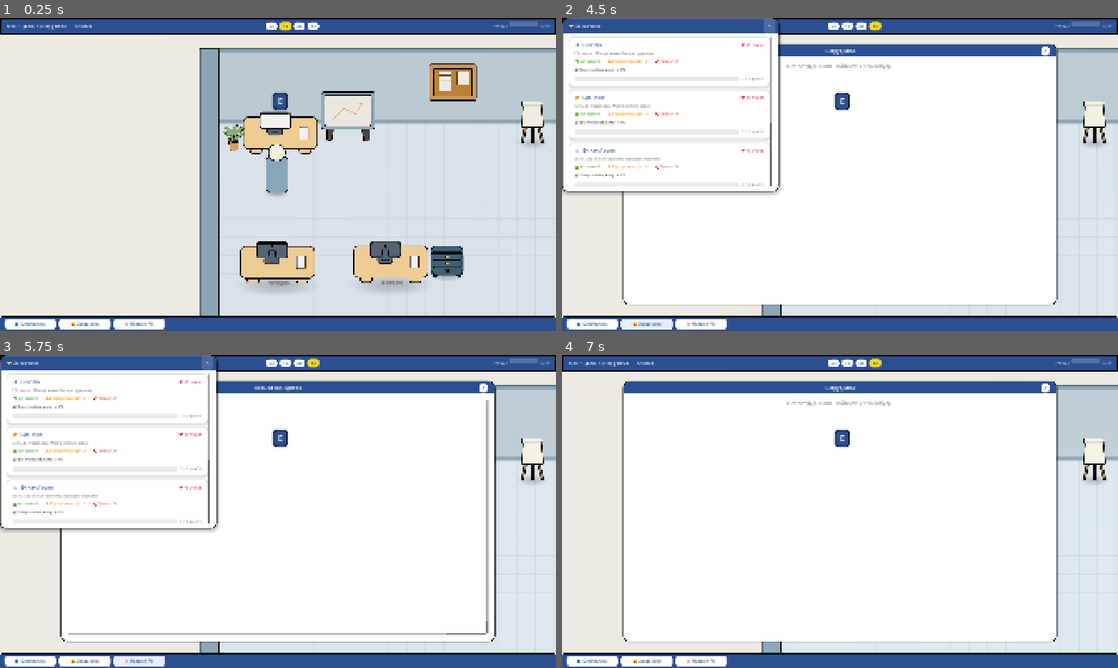
Above: before the commit, frames 1-4 (two rows, left to right).
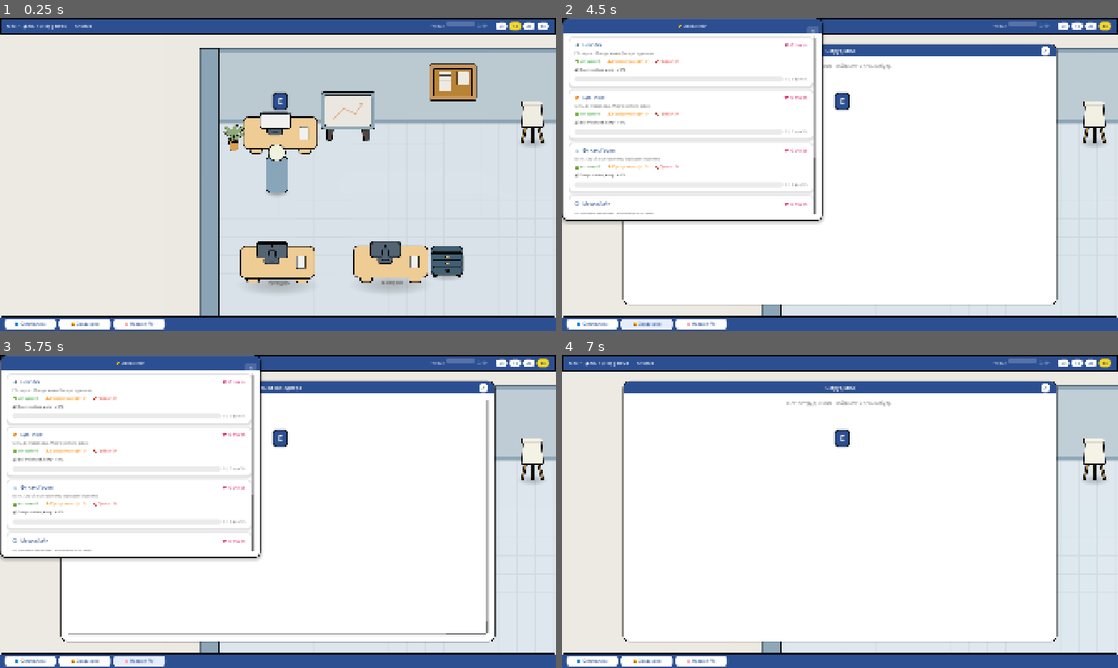
Above: after the commit, the same moments.

Repository: Esca69/project-manager-sim
Game: Godot game, scene res://Scenes/office.tscn
The game is run twice, just before and just after one commit, with the same random seed, the same clock (stepped at 60 frames per second) and the same inputs. This scene is started directly instead of the project's main scene. Sound files missing from this copy of the repository are replaced by a short silence.
Inputs:
- Up to frame 1 (0.25 s): no input
- Up to frame 2 (4.5 s): click "0х" at 0.5 s; click "1х" at 1.25 s; click "2х" at 2 s; click "5х" at 2.75 s; click "👥 Сотрудники" at 3.5 s; click "🤝 Заказчики" at 4.25 s
- Up to frame 3 (5.75 s): click "🧠 Навыки PM" at 5 s
- Up to frame 4 (7 s): click "✕" at 5.75 s; click "X" at 6.5 s

The runs differ from the first frame. In frame 1, 0.5% of the frame differs, in the area x 47-100%, y 1-5%; in frame 2, 4.5%, in the area x 0-100%, y 0-66%; in frame 3, 4.5%; in frame 4, 0.5%.

Commit message:
Add HUD scene and tweak client/topbar UI
Add a new temporary HUD scene (Scenes/hud.tscn173705985676.tmp) wiring HUD elements and instances for various menus. Update Scripts/client_panel.gd: make panel full-rect and ignore mouse, increase window size, center the title, adjust font size, reposition and anchor the close button, and clean up header/content construction and progress bar styles. Update Scripts/hud.gd: add open_boss_menu() (called from boss_desk) and reorder PM-level UI so the PM block and spacer are inserted before SpeedControls to fix topbar layout/ordering.

Diff:
--- a/Scripts/client_panel.gd
+++ b/Scripts/client_panel.gd
@@ -22,6 +22,8 @@
 	process_mode = Node.PROCESS_MODE_ALWAYS
 	visible = false
 	z_index = 90
+	set_anchors_preset(Control.PRESET_FULL_RECT)
+	mouse_filter = Control.MOUSE_FILTER_IGNORE
 	_build_ui()
 
 func open():
@@ -37,7 +39,7 @@
 	else:
 		visible = false
 
-# === ПОСТРОЕНИЕ КАРКАСА ===
+# === ПОСТРОЕН��Е КАРКАСА ===
 func _build_ui():
 	_overlay = ColorRect.new()
 	_overlay.color = Color(0, 0, 0, 0.45)
@@ -50,7 +52,7 @@
 	add_child(center)
 
 	_window = PanelContainer.new()
-	_window.custom_minimum_size = Vector2(750, 600)
+	_window.custom_minimum_size = Vector2(900, 700)
 	var window_style = StyleBoxFlat.new()
 	window_style.bg_color = COLOR_WHITE
 	window_style.border_width_left = 3
@@ -82,28 +84,28 @@
 	header_panel.add_theme_stylebox_override("panel", header_style)
 	main_vbox.add_child(header_panel)
 
-	var header_margin = MarginContainer.new()
-	header_margin.set_anchors_preset(Control.PRESET_FULL_RECT)
-	header_margin.add_theme_constant_override("margin_left", 20)
-	header_margin.add_theme_constant_override("margin_right", 10)
-	header_panel.add_child(header_margin)
-
-	var header_hbox = HBoxContainer.new()
-	header_margin.add_child(header_hbox)
-
+	# Заголовок по центру (как в DaySummary)
 	var title_label = Label.new()
 	title_label.text = "🤝 Заказчики"
-	title_label.size_flags_horizontal = Control.SIZE_EXPAND_FILL
+	title_label.horizontal_alignment = HORIZONTAL_ALIGNMENT_CENTER
+	title_label.set_anchors_preset(Control.PRESET_FULL_RECT)
 	title_label.vertical_alignment = VERTICAL_ALIGNMENT_CENTER
 	title_label.add_theme_color_override("font_color", COLOR_WHITE)
-	title_label.add_theme_font_size_override("font_size", 17)
+	title_label.add_theme_font_size_override("font_size", 16)
 	if UITheme: UITheme.apply_font(title_label, "bold")
-	header_hbox.add_child(title_label)
-
+	header_panel.add_child(title_label)
+
+	# Кнопка закрытия — прижата к правому краю через anchor
 	_close_btn = Button.new()
 	_close_btn.text = "✕"
 	_close_btn.custom_minimum_size = Vector2(40, 36)
 	_close_btn.focus_mode = Control.FOCUS_NONE
+	_close_btn.set_anchors_preset(Control.PRESET_CENTER_RIGHT)
+	_close_btn.grow_horizontal = Control.GROW_DIRECTION_BEGIN
+	_close_btn.grow_vertical = Control.GROW_DIRECTION_BOTH
+	_close_btn.position.x = -50
+	_close_btn.position.y = 0
+
 	var close_style = StyleBoxFlat.new()
 	close_style.bg_color = Color(1, 1, 1, 0.15)
 	close_style.corner_radius_top_left = 10
@@ -120,7 +122,7 @@
 	_close_btn.add_theme_font_size_override("font_size", 16)
 	if UITheme: UITheme.apply_font(_close_btn, "bold")
 	_close_btn.pressed.connect(close)
-	header_hbox.add_child(_close_btn)
+	header_panel.add_child(_close_btn)
 
 	# === КОНТЕНТ ===
 	var content_margin = MarginContainer.new()
@@ -249,7 +251,6 @@
 		pbar.custom_minimum_size = Vector2(300, 18)
 		pbar.size_flags_horizontal = Control.SIZE_EXPAND_FILL
 
-		# Стиль фона
 		var bg_style = StyleBoxFlat.new()
 		bg_style.bg_color = Color(0.92, 0.92, 0.92, 1)
 		bg_style.corner_radius_top_left = 9
@@ -258,7 +259,6 @@
 		bg_style.corner_radius_bottom_left = 9
 		pbar.add_theme_stylebox_override("background", bg_style)
 
-		# Стиль заполнения
 		var fill_style = StyleBoxFlat.new()
 		fill_style.bg_color = COLOR_LOYALTY
 		fill_style.corner_radius_top_left = 9
--- a/Scripts/hud.gd
+++ b/Scripts/hud.gd
@@ -79,6 +79,11 @@
 
 	# XP за проекты
 	ProjectManager.project_finished.connect(_on_project_finished_xp)
+
+# === FIX 1: Метод open_boss_menu, который вызывается из boss_desk.gd ===
+func open_boss_menu():
+	selection_ui.open_selection()
+	project_list_menu.open_menu()
 
 func _on_bottom_tab_pressed(tab_name: String):
 	match tab_name:
@@ -136,16 +141,24 @@
 	pass
 
 # === PM LEVEL UI ===
+# FIX 2: Вставляем PM-UI ПЕРЕД SpeedControls, а не после (в конец),
+# чтобы порядок был: TimeLabel | BalanceLabel | PM Lv | ... | SpeedControls
 func _build_pm_level_ui():
 	var topbar_hbox = $TopBar/MarginContainer/HBoxContainer
-
+	var speed_controls = $TopBar/MarginContainer/HBoxContainer/SpeedControls
+
+	# Спейсер — толкает PM-блок и SpeedControls вправо
 	var spacer = Control.new()
 	spacer.size_flags_horizontal = Control.SIZE_EXPAND_FILL
 	topbar_hbox.add_child(spacer)
+	# Перемещаем спейсер ПЕРЕД SpeedControls
+	topbar_hbox.move_child(spacer, speed_controls.get_index())
 
 	var pm_hbox = HBoxContainer.new()
 	pm_hbox.add_theme_constant_override("separation", 8)
 	topbar_hbox.add_child(pm_hbox)
+	# Перемещаем PM-блок ПЕРЕД SpeedControls (SpeedControls сдвигается на +1)
+	topbar_hbox.move_child(pm_hbox, speed_controls.get_index())
 
 	_pm_level_label = Label.new()
 	_pm_level_label.text = "PM Lv.1"
Not shown, added: Scenes/hud.tscn173705985676.tmp
